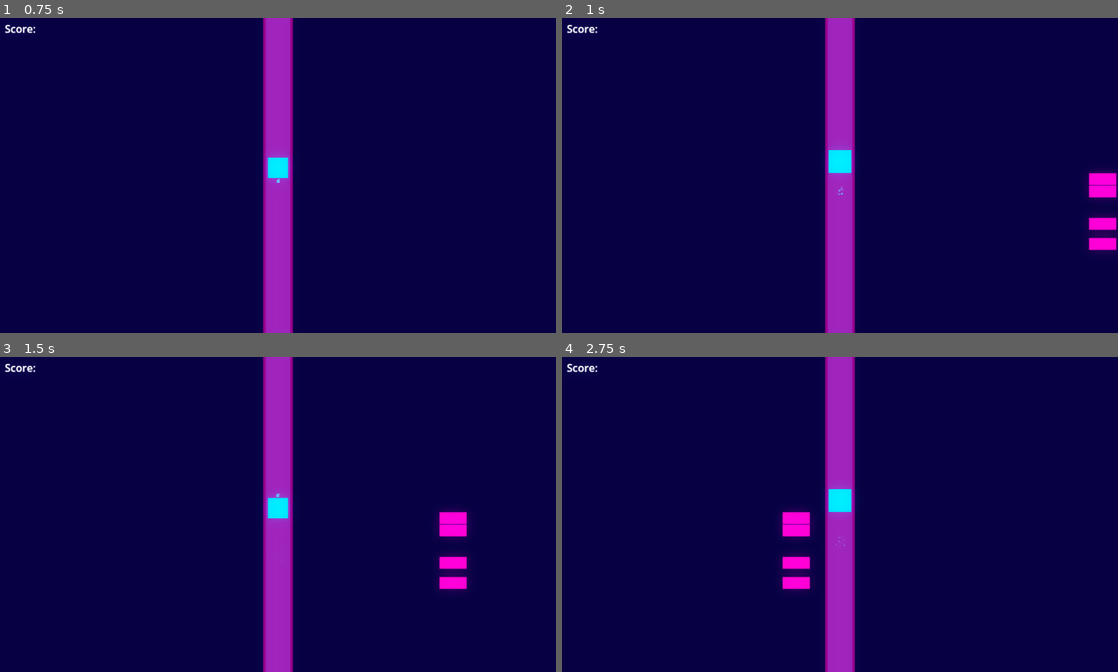
Above: before the commit, frames 1-4 (two rows, left to right).
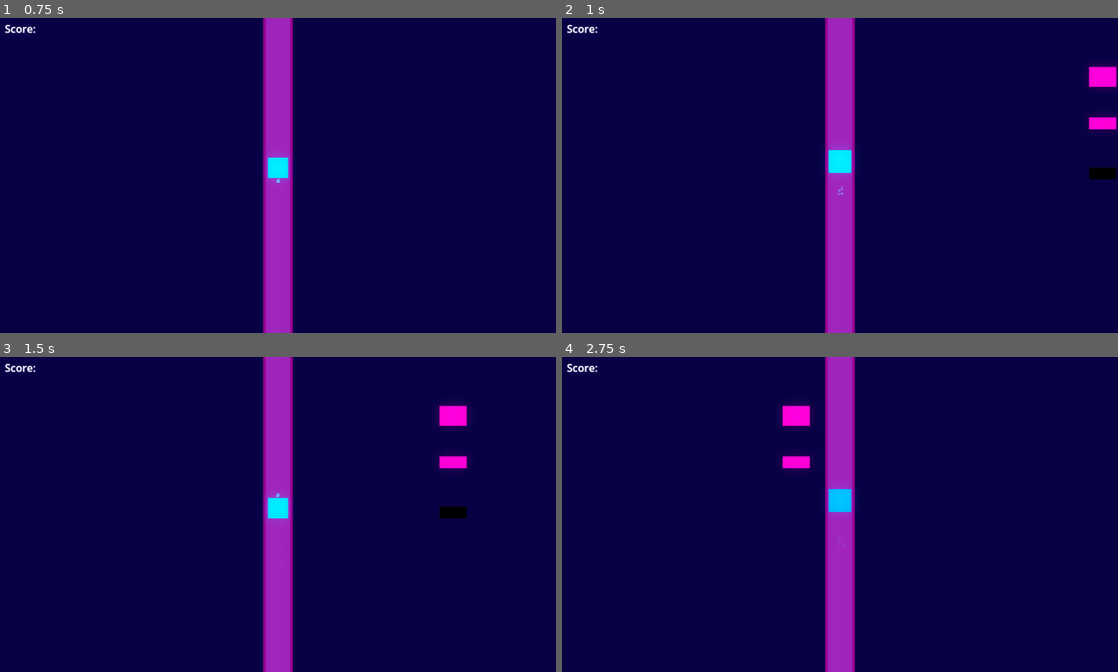
Above: after the commit, the same moments.

Repository: budermich/3-DAY-GAME-
Game: Godot game, scene res://scenes/World Scenes/main.tscn
The game is run twice, just before and just after one commit, with the same random seed, the same clock (stepped at 60 frames per second) and the same inputs.
Inputs:
- Up to frame 1 (0.75 s): tap Enter at 0.5 s; hold W (Up) from 0.53 s (still down)
- Up to frame 2 (1 s): keep holding W (Up)
- Up to frame 3 (1.5 s): release W (Up) at 1.28 s; hold S (down) from 1.28 s (still down)
- Up to frame 4 (2.75 s): release S (down) at 2.03 s; hold W (Up) from 2.03 s (still down)

Frame 1 is identical in both runs. In frame 2, 1.6% of the frame differs, in the area x 94-100%, y 15-74%; in frame 3, 1.6%; in frame 4, 1.8%, in the area x 39-52%, y 15-74%.
Error before the commit: Invalid access to property or key 'dissapear' on a base object of type 'Node (Global.gd)'. (res://scenes/World)

Commit message:
bug fixes, color changes

Diff:
--- a/global.gd
+++ /dev/null
@@ -1,3 +0,0 @@
-extends Node
-
-var dissapear = false
--- a/project.godot
+++ b/project.godot
@@ -17,9 +17,7 @@
 
 [autoload]
 
-
 Global="*res://scripts/Global.gd"
-
 
 [display]
 
--- a/scenes/World Scenes/main.tscn
+++ b/scenes/World Scenes/main.tscn
@@ -17,25 +17,11 @@
 	var i = 0
 	while i < 4:
 		var obstacleInstance = obstacle.instantiate()  # Create a new instance for each iteration
-		var Yrange = randi_range(0, 300)
-
+		var Yrange = randi_range(-300, 300)
 		obstacleInstance.position = Vector2(1000, Yrange)
 		add_child(obstacleInstance)  # Add the new obstacle instance to the scene
 		obstacleInstances.append(obstacleInstance)
-
 		i += 1
-
-
-	pass # Replace with function body.
-
-
-# Called every frame. 'delta' is the elapsed time since the previous frame.
-func _process(delta):
-	if Global.dissapear == true:
-		if obstacleInstances.size() > 0:
-			var obstacleRemove = obstacleInstances.pop_back()  # Remove the last obstacle in the list
-			remove_child(obstacleRemove)  # Remove it from the scene
-			obstacleRemove.queue_free()  # Free the memory
 "
 
 [sub_resource type="Environment" id="Environment_2n7fq"]
--- a/scripts/area_2d.gd
+++ b/scripts/area_2d.gd
@@ -2,19 +2,15 @@
 var StartPos
 var dir = Vector2.LEFT
 var speed = 400
-var type = null
+var type:String = "aux"
 # Called when the node enters the scene tree for the first time.
 func _ready():
-	type = randi_range(0,1)
+	var rand = randi_range(0,1)
+	match rand:
+		0: type="Deadly"; get_child(0).color.h=randf_range(0,100); get_child(0).color.r=0; get_child(0).color.g=0; get_child(0).color.b=0;
+		1: type="Score"; get_child(0)
+	StartPos = position.x
+	print(rand)
 
-	StartPos = position.x
-	print(position)
-
-func move(delta):
+func _process(delta):
 	position += dir*speed*delta
-
-
-# Called every frame. 'delta' is the elapsed time since the previous frame.
-func _process(delta):
-	move(delta)
-	pass
--- a/scripts/player.gd
+++ b/scripts/player.gd
@@ -65,19 +65,20 @@
 
 #i need to work with you here, i need types of blocks.
 func _on_collision_area_entered(area: Area2D) -> void:
-	if(area.get_parent().type=="Deadly"):
+	if(area.type=="Deadly"):
 		hp-=1
 		damageTaken=false
 		AnimateDamage()
 		damage_sound.play()
 		if(hp<=0):
 			YouLose()
-	elif(area.get_parent().type=="Score"):
+	elif(area.type=="Score"):
 		Global.score+=1
-		score_counter.text="Score: " + Global.score
+		score_counter.text="Score: " + str(Global.score)
 		scoreGotten=false
 		AnimateScore()
 		score_sound.play()
+	area.get_parent().queue_free()
 
 var damageTaken=false
 func AnimateDamage():
Not shown: 1 places in scenes/World Scenes/main.tscn that only renumber resources
